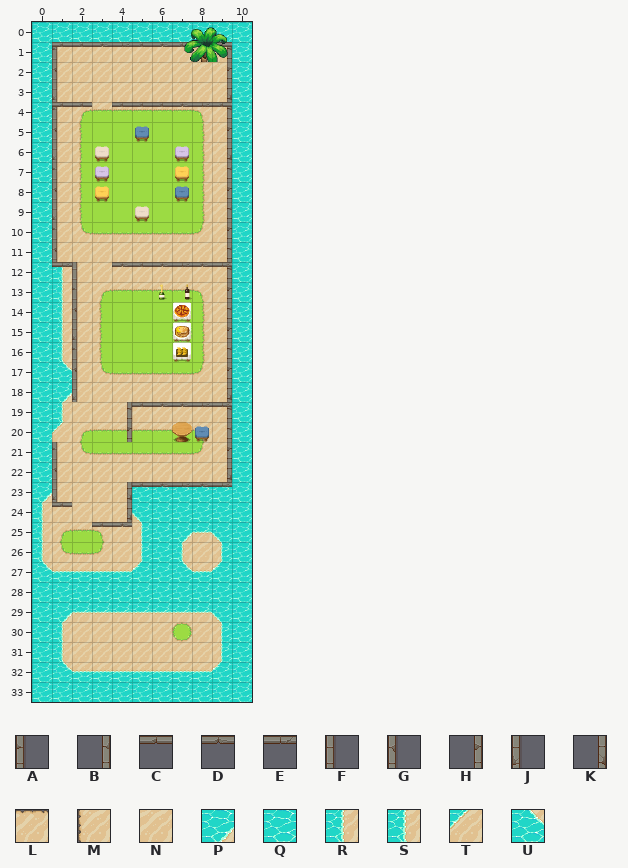
Tiled map (JSON) -- piratesmap.tmj. That is the earlier state.
Cells are 32x32 px. Shown: x 0..10, y 0..33. Not drawn, because the pictures are missing: unchanged layer "deco".
Key: from "TX Tileset Wall": A 25, B 26, C 28, D 29, E 30, F 33, G 41, H 42, J 57, K 58; from "beach_tiles": L 5, M 24, N 29, P 127, Q 145, R 146, S 147, T 166, U 167.
_ is an empty cell.
Layers that did not change in this view are not listed.
Layer "plages-mer" before, first column x 0:
 7 QMNNN
 8 QMNNN
 9 QMNNN
10 QMNNN
11 QMNNN
12 QSNNL
13 QSMNN
14 QRMNN
15 QSMNN
16 QSMNN
17 QUMNN
18 QPNNN
19 QSNNN
20 QTNNN
21 QMNNN
22 QMNNN
23 PNNNN
24 SNNNN
Layer "murs-1" before, first column x 0:
 0 ___________
 1 _ACDECDCDB_
 2 _G_______H_
 3 _J_______K_
 4 _A_______B_
 5 _G_______H_
 6 _J_______K_
 7 _A_______B_
 8 _G_______H_
 9 _J_______B_
10 _A_______H_
11 _G_________
12 _EF_DCDEDB_
13 __A______H_
14 __G______B_
15 __J______H_
16 __A______B_
17 __G______H_
18 __J________
19 _____CDDEB_
20 _________B_
21 _A_______H_
22 _G_________
23 _J__KCDEDE_
24 _C__K______
25 ___CD______
26 ___________
27 ___________
28 ___________
29 ___________
30 ___________
31 ___________
Layer "murs-2" before, first column x 0:
 0 ___________
 1 _C_______C_
 2 ___________
 3 ___________
 4 _CC_CCCDEC_
 5 ___________
 6 ___________
 7 ___________
 8 ___________
 9 ___________
10 ___________
11 _________B_
12 _________E_
13 ___________
14 ___________
15 ___________
16 ___________
17 ___________
18 _________K_
19 ____B____E_
20 ____H______
21 ___________
22 _________K_
23 ___________
24 ___________
25 ___________
26 ___________
27 ___________
28 ___________
29 ___________
30 ___________
31 ___________
32 ___________
New version:
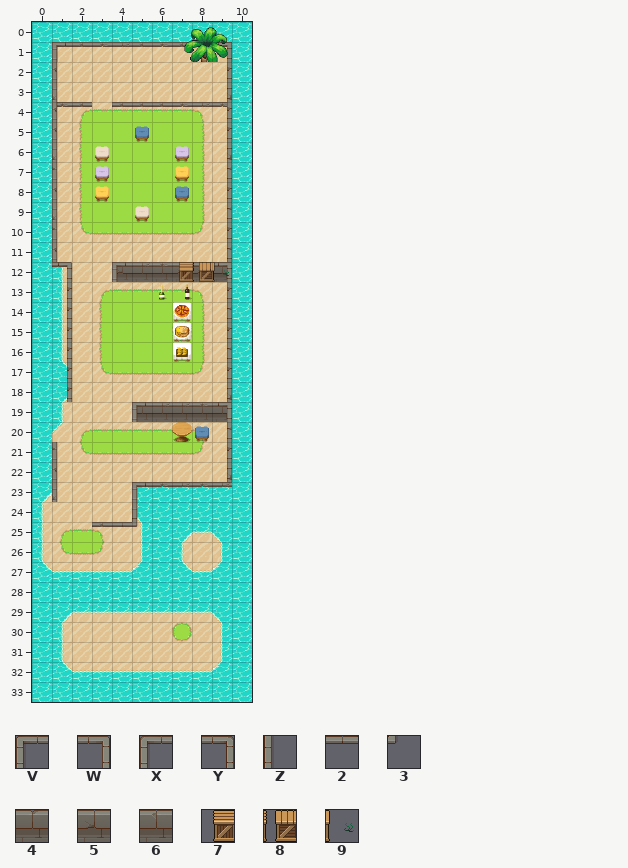
Further tiles: from "TX Tileset Wall": V 17, W 19, X 44, Y 45, Z 56, 2 71, 3 72, 4 97, 5 99, 6 100; from "assets": 7 43, 8 44, 9 45.
Commit message: ajout des collisions block rouge 4
The edit:
Layer "plages-mer":
Tile N replaces tile M in rows 13 to 17 at x 2.
Layer "murs-1":
Tile 4 replaces tile B in row 19 at x 9.
Tile 4 replaces tile C in row 19 at x 5.
Tile 4 replaces tile D in row 12 at x 6; in row 19 at x 6 to 7.
Tile 4 replaces tile E in row 19 at x 8.
Tile 5 replaces tile D in row 12 at x 4 and 8.
Tile 5 replaces tile E in row 12 at x 7.
Tile 6 replaces tile B in row 12 at x 9.
Tile 6 replaces tile C in row 12 at x 5.
Tile D replaces tile A in row 4 at x 1.
Tile D replaces tile B in row 4 at x 9.
Tile H is added in rows 13 to 18 at x 1.
Tile W replaces tile E in row 12 at x 1.
Tile X replaces tile A in row 1 at x 1.
Tile Y replaces tile B in row 1 at x 9.
The edit erases tile A in row 13 at x 2; in row 16 at x 2.
The edit erases tile C in row 24 at x 1.
The edit erases tile F in row 12 at x 2.
The edit erases tile G in row 14 at x 2; in row 17 at x 2.
The edit erases tile J in row 15 at x 2; in row 18 at x 2.
The edit erases tile K in rows 23 to 24 at x 4.
Layer "murs-2":
Tile 2 is added in row 25 at x 4.
Tile 3 is added in row 25 at x 5.
Tile D is added in row 12 at x 6 and 8; in row 19 at x 8.
Tile E is added in row 12 at x 5 and 7; in row 19 at x 6 to 7.
Tile G replaces tile C in row 4 at x 1.
Tile H replaces tile C in row 4 at x 9.
Tile V replaces tile C in row 1 at x 1.
Tile V is added in row 12 at x 4; in row 19 at x 5; in row 23 at x 5.
Tile W replaces tile C in row 1 at x 9.
Tile W replaces tile E in row 12 at x 9; in row 19 at x 9.
Tile W is added in row 12 at x 1.
Tile Z is added in row 24 at x 5.
The edit erases tile B in row 19 at x 4.
The edit erases tile H in row 20 at x 4.
Layer "above/above1":
Tile 7 is added in row 12 at x 7.
Tile 8 is added in row 12 at x 8.
Tile 9 is added in row 12 at x 9.
